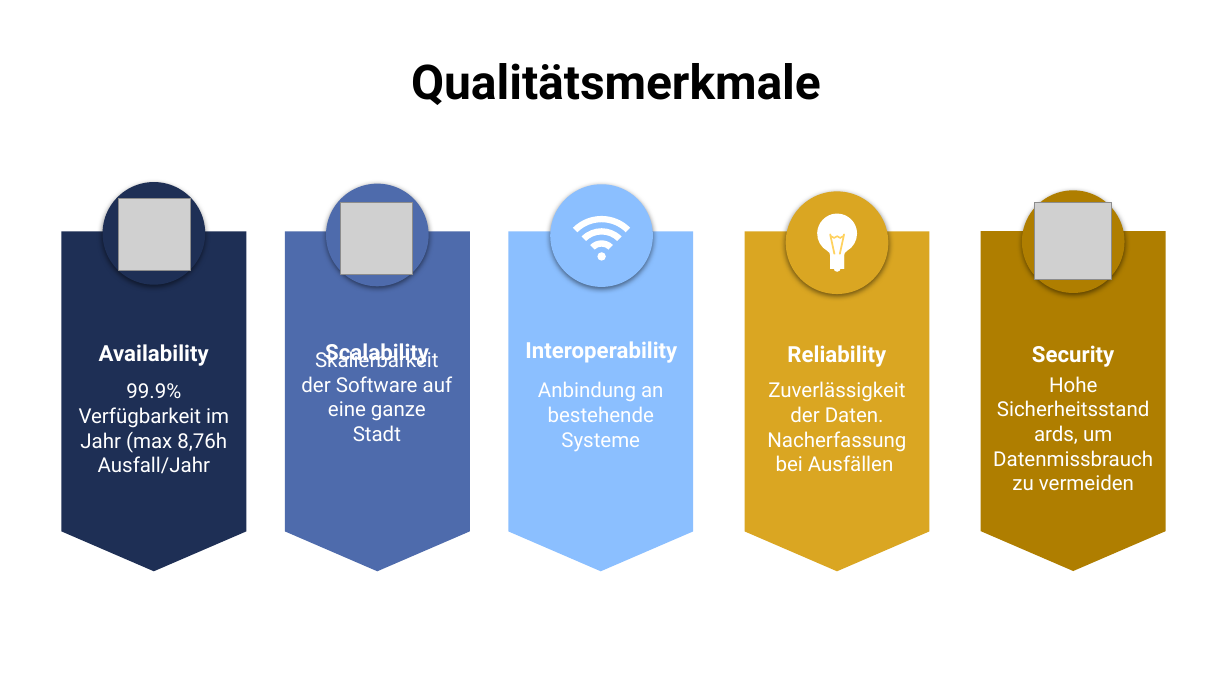
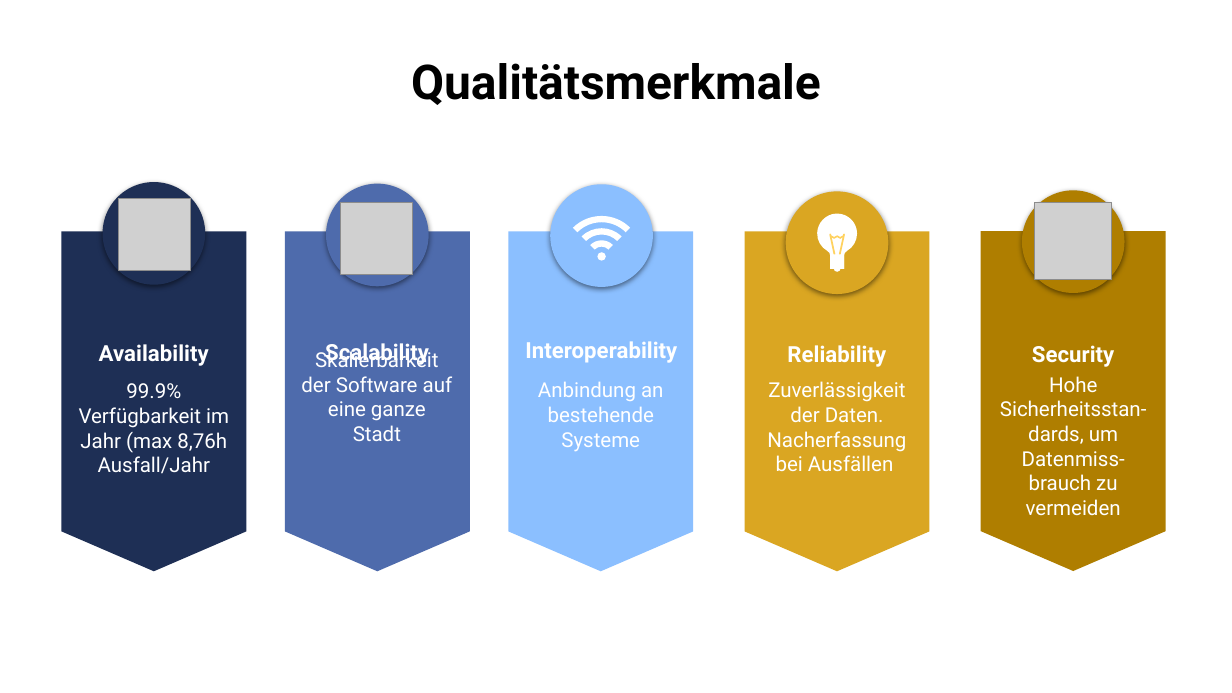
Before and after one commit to endorivium/informational-mastery, a slide deck: slide 4 of SA/SA_Presentation_SEMS.pptx. Drawn at 1232x693 pixels with LibreOffice and Linux fonts; fonts in the diff are those of the drawing; grey boxes stand for pictures. Boxes give left, top, right and bottom in pixels: in the first picture for what was removed or moved away, otherwise in the second. Text is boxed around its words. In the diff, an @@ line names an element or a change of style, - is before the commit and + after.

```diff
--- a/SA/SA_Presentation_SEMS.pptx
+++ b/SA/SA_Presentation_SEMS.pptx
@@ text at (1000,376,1147,516): text changed @@
-Hohe Sicherheitsstandards, um Datenmissbrauch zu vermeiden
+Hohe Sicherheitsstan-dards, um Datenmiss-brauch zu vermeiden
```
Also in this commit, not shown: 9 other slides changed, 18 other files.
